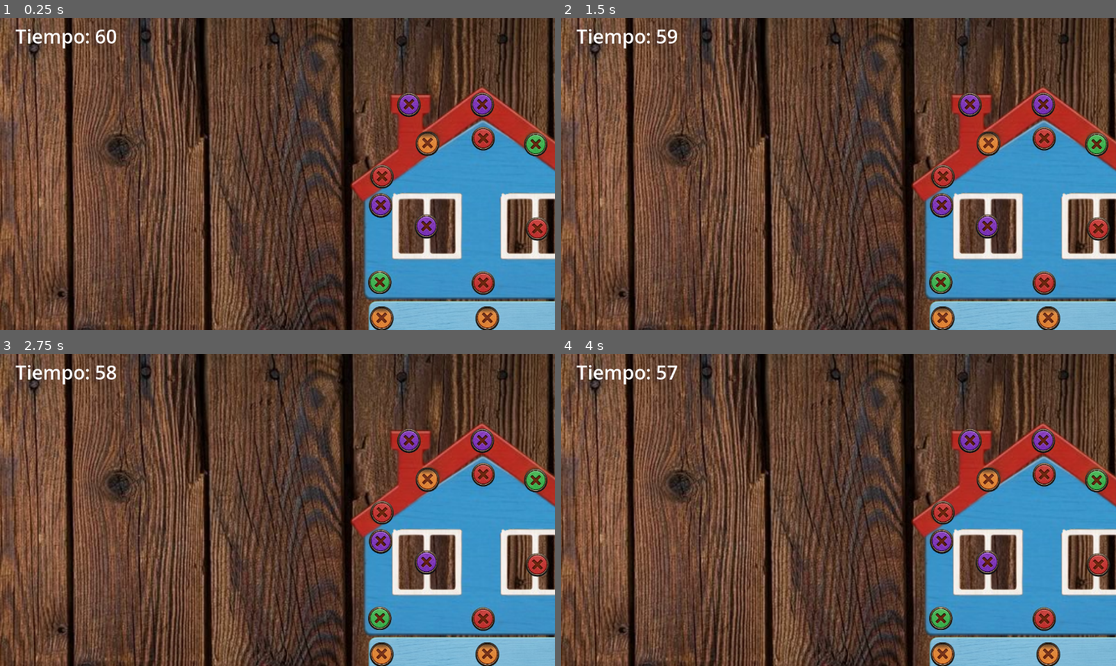
Above: before the commit, frames 1-4 (two rows, left to right).
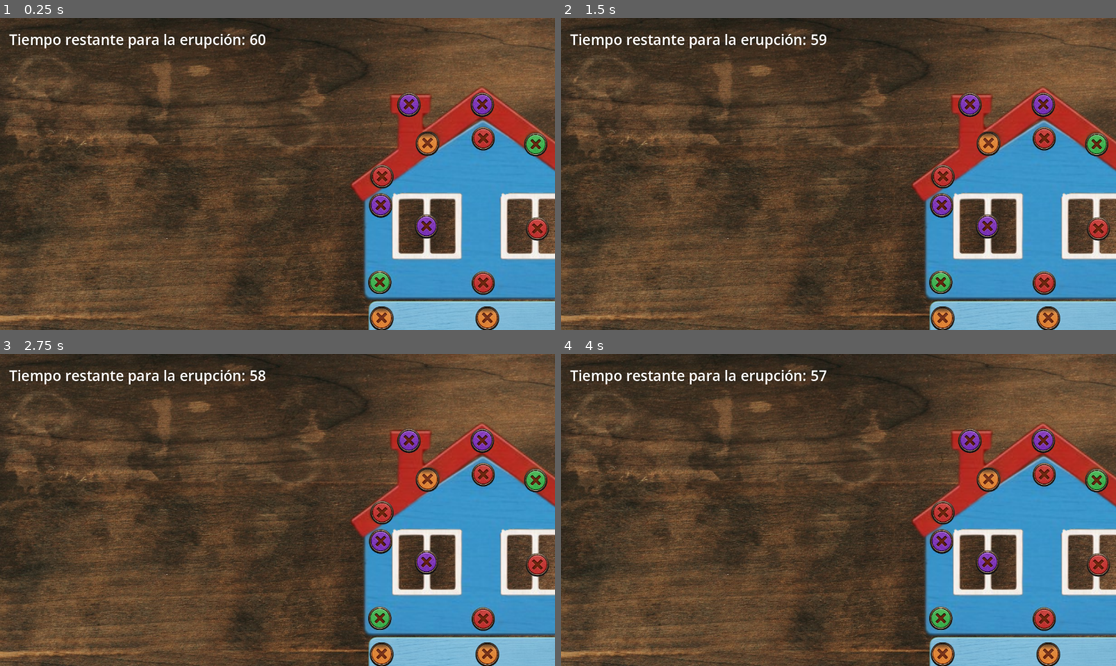
Above: after the commit, the same moments.

Repository: Dylan11092005/Minijuegos
Game: Godot game, scene res://minigame_house/HouseMinigame.tscn
Same seed, same stepped clock (60 frames per second), same inputs: the game is played once before the commit and once after it. This scene is started directly instead of the project's main scene.
Inputs (mouse positions are in pixels of both pictures, inside the frame that each line leads up to):
- Up to frame 1 (0.25 s): no input
- Up to frame 2 (1.5 s): tap Enter at 0.5 s; move the mouse to (960, 158) at 0.52 s; click (960, 158) at 0.67 s; drag from (727, 189) to (943, 317) at 1.27 s
- Up to frame 3 (2.75 s): tap Space at 2 s; move the mouse to (333, 441) at 2.02 s; click (333, 441) at 2.17 s
- Up to frame 4 (4 s): tap Enter at 2.75 s; drag from (810, 572) to (1049, 653) at 2.77 s; tap Space at 3.5 s; move the mouse to (1005, 556) at 3.52 s; click (1005, 556) at 3.67 s

The runs differ from the first frame. In frame 1, 47% of the frame differs, in the area x 0-100%, y 0-100%; in frame 2, 47%; in frame 3, 47%; in frame 4, 47%.

Commit message:
Update house minigame UI, assets, and scenes
Refine the House minigame scenes and assets: update timer label text, add a centered/resized result panel with a StyleBoxFlat (rounded, semi-transparent background) and adjust win/lose label padding. Add an Instructions label, tweak Background position/scale and TimerLabel offsets/font size for better layout. Replace Wood.png with Wood.jpg and update its import metadata (remove old PNG file). Clean up Piece.tscn by removing an unused RectangleShape2D subresource reference. These changes improve UI clarity and responsiveness and switch to the new texture asset.

Diff:
--- a/minigame_house/HouseMinigame.gd
+++ b/minigame_house/HouseMinigame.gd
@@ -198,7 +198,7 @@
 		return
 	time_remaining -= _delta
 	time_remaining = max(time_remaining, 0.0)
-	timer_label.text = "Tiempo: %d" % int(ceil(time_remaining))
+	timer_label.text = "Tiempo restante para la erupción: %d" % int(ceil(time_remaining))
 
 func _on_screw_clicked(_screw):
 	if not game_active:
@@ -217,18 +217,36 @@
 func _show_result():
 	var canvas = $CanvasLayer
 	canvas.move_child(result_panel, canvas.get_child_count() - 1)
-	result_panel.position = Vector2(758 - result_panel.size.x / 2, 400 - result_panel.size.y / 2)
+
+	result_panel.custom_minimum_size = Vector2(500, 250)
+	result_panel.size = Vector2(500, 250)
+
+	# Centrar usando el tamaño real de pantalla
+	var screen_size = get_viewport().get_visible_rect().size
+	result_panel.position = Vector2(
+		screen_size.x / 2 - 250,
+		screen_size.y / 2 - 125
+	)
+
+	var style = StyleBoxFlat.new()
+	style.bg_color = Color(0, 0, 0, 0.85)
+	style.corner_radius_top_left = 15
+	style.corner_radius_top_right = 15
+	style.corner_radius_bottom_left = 15
+	style.corner_radius_bottom_right = 15
+	result_panel.add_theme_stylebox_override("panel", style)
+
 	result_panel.show()
 
 func _win():
 	game_active = false
 	game_timer.stop()
-	result_label.text = "🎉 ¡Ganaste!\n   Desarmaste la casa"
+	result_label.text = "   🎉 ¡Ganaste!\n   Desarmaste la casa"
 	_show_result()
 
 func _lose():
 	game_active = false
-	result_label.text = "⏰ ¡Se acabó el tiempo!\n   Inténtalo de nuevo"
+	result_label.text = "  ⏰ ¡Se acabó el tiempo!\n   Inténtalo de nuevo"
 	_show_result()
 
 func _on_back_pressed():
--- a/minigame_house/HouseMinigame.tscn
+++ b/minigame_house/HouseMinigame.tscn
@@ -1,24 +1,27 @@
 [gd_scene format=3 uid="uid://cgdkn0qo0drho"]
 
 [ext_resource type="Script" uid="uid://dshms2m10iev1" path="res://minigame_house/HouseMinigame.gd" id="1_dhsa5"]
-[ext_resource type="Texture2D" uid="uid://gljo40eoymp3" path="res://minigame_house/assets/Wood.png" id="2_to2ju"]
+[ext_resource type="Texture2D" uid="uid://be6wilqgox7yf" path="res://minigame_house/assets/Wood.jpg" id="2_to2ju"]
+
+[sub_resource type="StyleBoxFlat" id="StyleBoxFlat_to2ju"]
+bg_color = Color(0.3342767, 0.271695, 0.21732834, 1)
 
 [node name="HouseMinigame" type="Node2D" unique_id=285727490]
 script = ExtResource("1_dhsa5")
 
 [node name="Background" type="Sprite2D" parent="." unique_id=586096648]
-position = Vector2(1118.5, 575.125)
-scale = Vector2(1.9700851, 1.6465516)
+position = Vector2(994.51605, 592.46344)
+scale = Vector2(0.9429033, 0.7831707)
 texture = ExtResource("2_to2ju")
 
 [node name="CanvasLayer" type="CanvasLayer" parent="." unique_id=1640180912]
 
 [node name="TimerLabel" type="Label" parent="CanvasLayer" unique_id=2098698018]
-offset_left = 32.0
-offset_top = 10.0
-offset_right = 143.0
-offset_bottom = 65.0
-theme_override_font_sizes/font_size = 40
+offset_left = 19.0
+offset_top = 23.0
+offset_right = 130.0
+offset_bottom = 81.0
+theme_override_font_sizes/font_size = 30
 
 [node name="StatusLabel" type="Label" parent="CanvasLayer" unique_id=2088168877]
 offset_left = 378.0
@@ -37,6 +40,7 @@
 visible = false
 offset_right = 40.0
 offset_bottom = 40.0
+theme_override_styles/panel = SubResource("StyleBoxFlat_to2ju")
 
 [node name="ResultLabel" type="Label" parent="CanvasLayer/ResultPanel" unique_id=1348728650]
 layout_mode = 0
@@ -53,6 +57,22 @@
 offset_bottom = 8.0
 text = "Reiniciar"
 
+[node name="InstructionsLabel" type="Label" parent="CanvasLayer" unique_id=2068682364]
+offset_left = 1438.0
+offset_top = 254.0
+offset_right = 1975.0
+offset_bottom = 815.0
+theme_override_font_sizes/font_size = 40
+text = "Construyeron
+casas cerca de
+un volcán activo.
+*Retrocede 1 casiila*
+
+Desarma la casa
+ antes que se acabe
+ el tiempo y haga
+erupción el volcán."
+
 [node name="GameTimer" type="Timer" parent="." unique_id=1651408493]
 wait_time = 60.0
 one_shot = true
--- a/minigame_house/Piece.tscn
+++ b/minigame_house/Piece.tscn
@@ -1,8 +1,6 @@
 [gd_scene format=3 uid="uid://b0vpmf1pa661"]
 
 [ext_resource type="Script" uid="uid://b5gxpkkrwg4sm" path="res://minigame_house/Piece.gd" id="1_lk56y"]
-
-[sub_resource type="RectangleShape2D" id="RectangleShape2D_lk56y"]
 
 [node name="Piece" type="RigidBody2D" unique_id=531814604]
 script = ExtResource("1_lk56y")
@@ -10,4 +8,3 @@
 [node name="Sprite2D" type="Sprite2D" parent="." unique_id=1577799611]
 
 [node name="CollisionShape2D" type="CollisionShape2D" parent="." unique_id=253346670]
-shape = SubResource("RectangleShape2D_lk56y")
Binary file added: minigame_house/assets/Wood.jpg
Not shown, changed: minigame_house/assets/Wood.jpg.import
Binary file removed: minigame_house/assets/Wood.png
